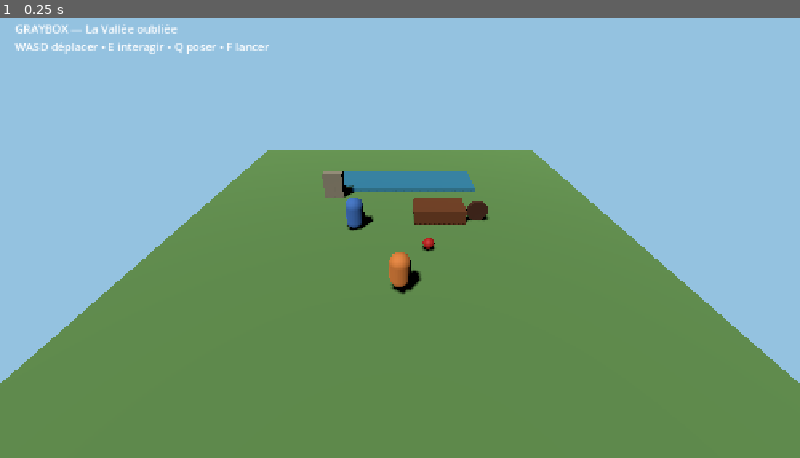
Above: before the commit, frame 1.
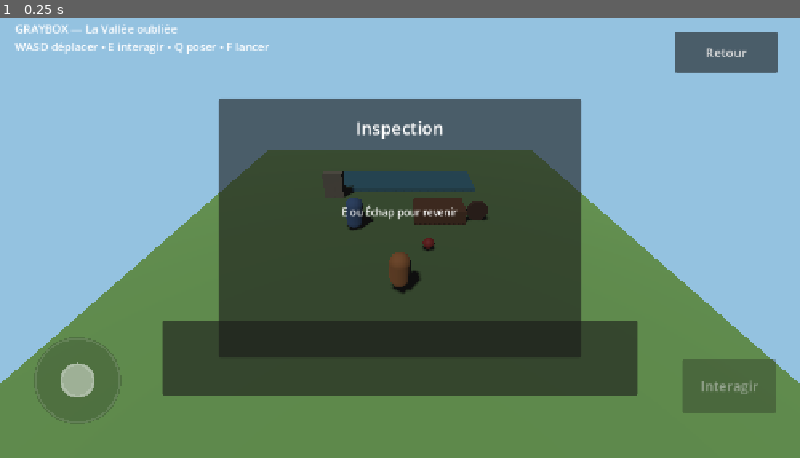
Above: after the commit, the same moment.

Repository: u2987920406-rgb/Grimoire
Game: Godot game, scene res://adventures/forgotten_valley/scenes/bootstrap.tscn
Same seed, same stepped clock (60 frames per second), same inputs: the game is played once before the commit and once after it.
Inputs:
- Up to frame 1 (0.25 s): no input

The runs differ from the first frame. In frame 1, 37% of the frame differs, in the area x 4-98%, y 3-93%.
Error in both runs: Invalid access to property or key 'rotation' on a base object of type 'null instance'. (res://core/player/player_controller.gd:30)

Commit message:
feat(input): wire dual mobile joysticks

Diff:
--- a/adventures/forgotten_valley/scripts/bootstrap.gd
+++ b/adventures/forgotten_valley/scripts/bootstrap.gd
@@ -8,7 +8,8 @@
 @onready var inspection_title: Label = $UI/InspectionPanel/Margin/VBox/Title
 @onready var inspection_detail: Label = $UI/InspectionPanel/Margin/VBox/Detail
 @onready var touch_controls: Control = $UI/TouchControls
-@onready var joystick: GrimoireVirtualJoystick = $UI/TouchControls/VirtualJoystick
+@onready var move_joystick: GrimoireVirtualJoystick = $UI/TouchControls/MoveJoystick
+@onready var look_joystick: GrimoireVirtualJoystick = $UI/TouchControls/LookJoystick
 @onready var interact_button: Button = $UI/TouchControls/InteractButton
 @onready var drop_button: Button = $UI/TouchControls/DropButton
 @onready var throw_button: Button = $UI/TouchControls/ThrowButton
@@ -20,7 +21,8 @@
 	player.message_requested.connect(_on_message_requested)
 	player.inspection_requested.connect(_on_inspection_requested)
 
-	joystick.direction_changed.connect(player.set_touch_move_input)
+	move_joystick.direction_changed.connect(player.set_touch_move_input)
+	look_joystick.direction_changed.connect(player.set_touch_look_input)
 	interact_button.pressed.connect(player.request_interact)
 	drop_button.pressed.connect(player.request_drop)
 	throw_button.pressed.connect(player.request_throw)
@@ -32,7 +34,7 @@
 
 	touch_controls.visible = DisplayServer.is_touchscreen_available()
 	if touch_controls.visible:
-		help_label.text = "GRAYBOX — La Vallée oubliée\nJoystick : déplacer • boutons : agir"
+		help_label.text = "GRAYBOX — La Vallée oubliée\nJoystick gauche : déplacer • droit : caméra"
 	else:
 		help_label.text = "GRAYBOX — La Vallée oubliée\nWASD déplacer • E interagir • Q poser • F lancer"
 	_update_touch_action_visibility()
